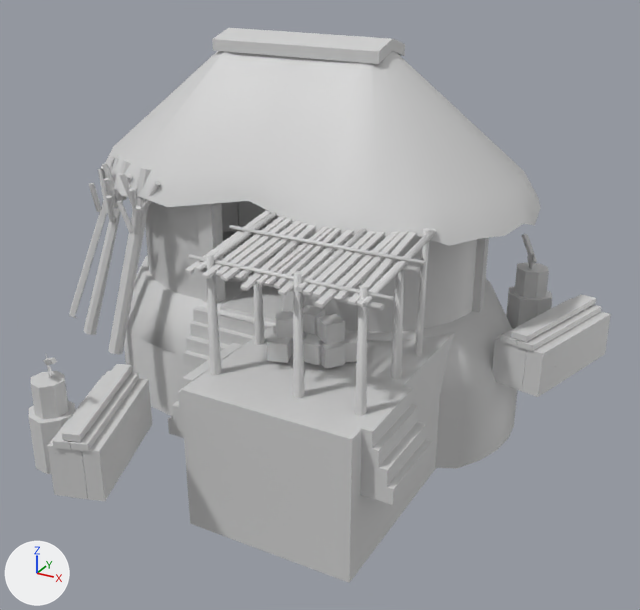
A saved change to the COLLADA model art/meshes/structural/maya_protoclassic/storehouse_1_new.dae.
Before and after are seen from a camera (50 mm lens) standing at (13.02, -22.72, 11.17) and looking at (1.93, -2.55, 1.09). The axes (+X, +Y, +Z) are drawn at lower left. The lights are the same throughout.

Objects in the first picture: 'storehouse_new_01'.
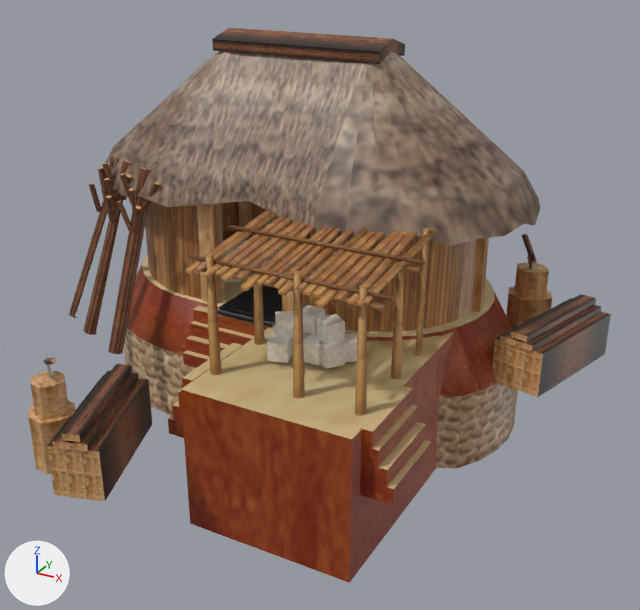
Changed parts and their boxes [x1, y1, x2, y2] in the pictures (640 x 610 px):
```json
{"object": "storehouse_new_01", "change": "recoloured", "before": [29, 28, 611, 583], "after": [29, 28, 611, 583], "on screen": "grey to brown"}
```

Scene script edits in JSON lines:
```json
{"op": "add", "block": "img_maya_protoclassic_struct_png", "code": ["img_maya_protoclassic_struct_png = load_image('maya_protoclassic_struct.png', '../../../textures/skins/structural/maya_protoclassic_struct.png', 2048, 1024, 'sRGB')"]}
{"op": "add", "block": "mat_material_001", "code": ["mat_material_001 = principled_material('Material_001')", "mat_material_001.texture = img_maya_protoclassic_struct_png"]}
{"block": "me_cubo_003", "where": "me_cubo_003.from_pydata(...)  # 1922 vertices, 2830 faces; spans x -7.3..9.0, y -10.8..5.7, z -3.6..8.1"}
{"op": "remove", "block": "me_cubo_003", "code": "me_cubo_003.materials.append(mat_texturas_mayas__finalizadas_004)  # light grey #d1d1d1"}
{"op": "add", "block": "me_cubo_003", "code": "me_cubo_003.materials.append(mat_material_001)  # picture img_maya_protoclassic_struct_png"}
```
